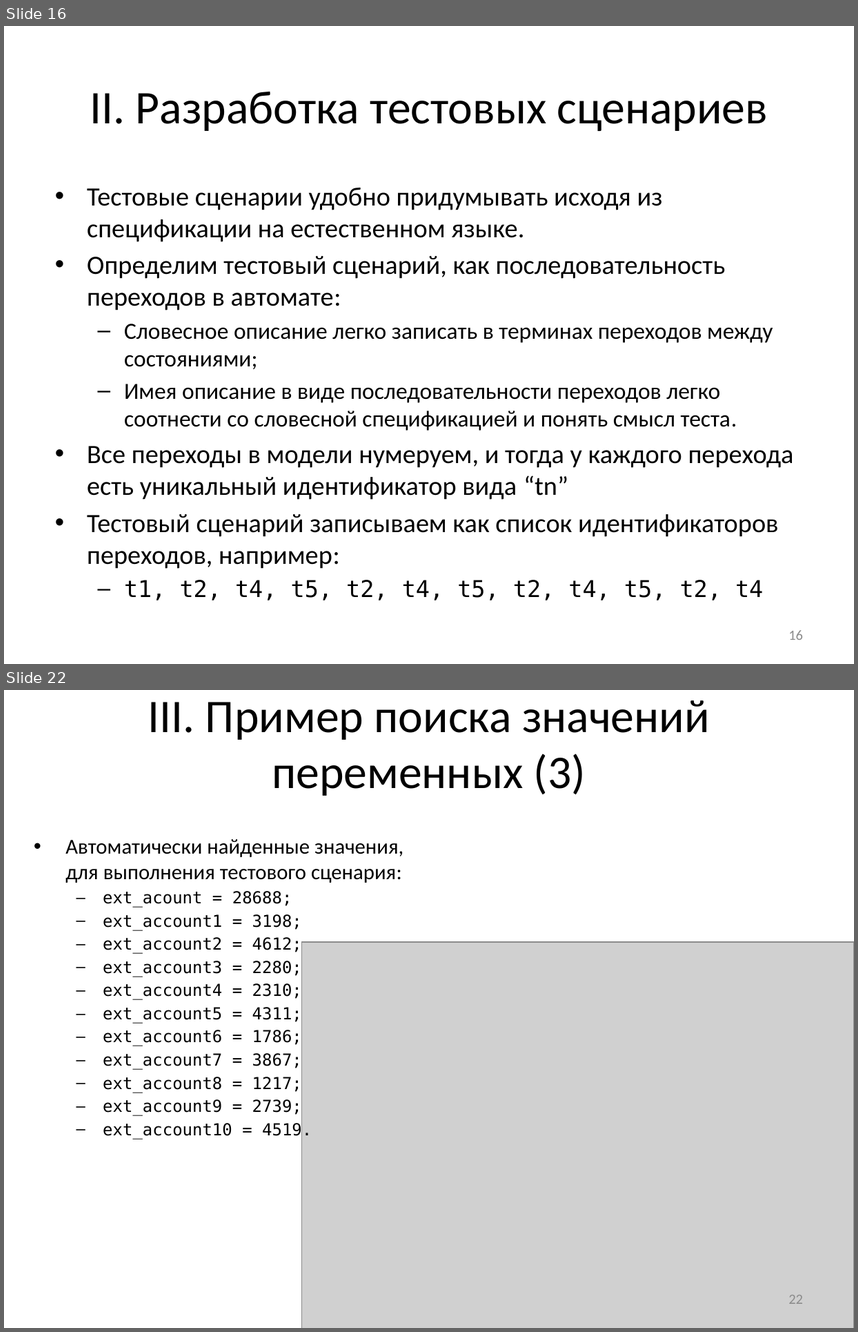
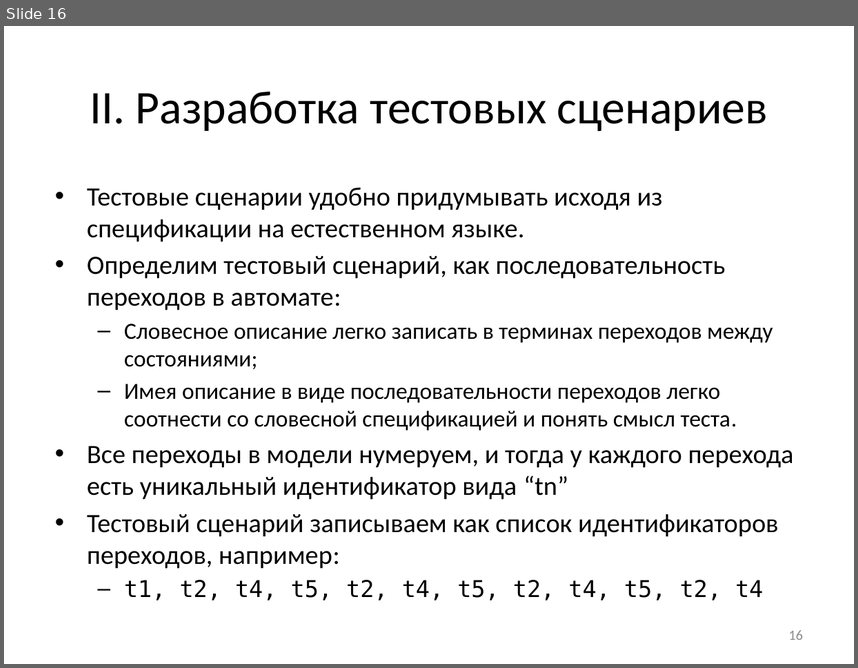
Before and after one commit to nohoper/masters, a slide deck: kmu.pptx. Shown one above the other, each under a label of ours: slides 16 and 22 before the commit, slide 16 after it; the slides between them are not shown. The pictures are 858x1332 and 858x668 pixels, drawn with LibreOffice and Linux fonts; fonts in the diff are those of the drawing; grey boxes stand for pictures. Boxes give left, top, right and bottom in pixels: in the first picture for what was removed or moved away, otherwise in the second. Text is boxed around its words. In the diff, an @@ line names an element or a change of style, - is before the commit and + after.

```diff
--- a/kmu.pptx
+++ b/kmu.pptx
@@ slide 22 removed at <box>4,690,854,1328</box>, background #FFFFFF @@
@@ title removed at <box>148,700,710,796</box> @@
-III. Пример поиска значений переменных (3)
@@ text removed at <box>65,839,404,1139</box> @@
-• Автоматически найденные значения,
-  для выполнения тестового сценария:
-  – ext_acount = 28688;
-  – ext_account1 = 3198;
-  – ext_account2 = 4612;
-  – ext_account3 = 2280;
-  – ext_account4 = 2310;
-  – ext_account5 = 4311;
-  – ext_account6 = 1786;
-  – ext_account7 = 3867;
-  – ext_account8 = 1217;
-  – ext_account9 = 2739;
-  – ext_account10 = 4519.
@@ picture removed at <box>301,942,854,1328</box> @@
@@ page number removed at <box>789,1294,803,1303</box> @@
-22
```
Also in this commit, not shown: 20 slides changed, 1 other slide removed.
